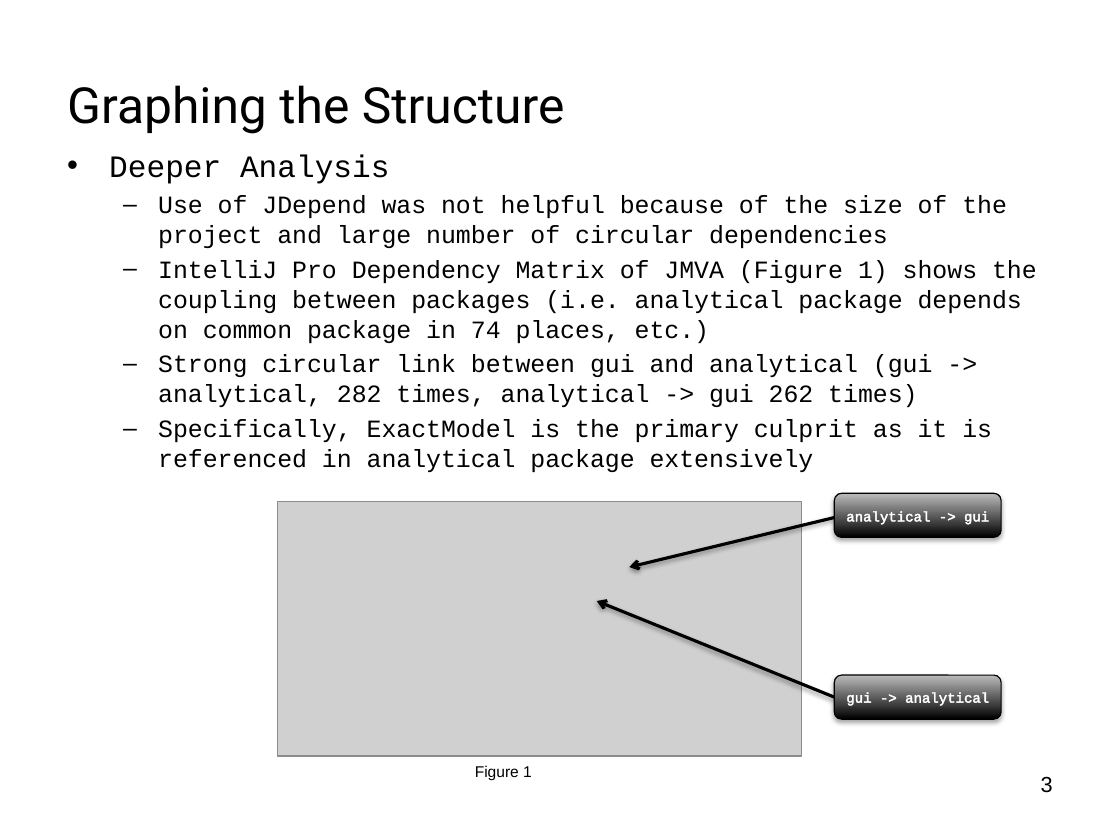
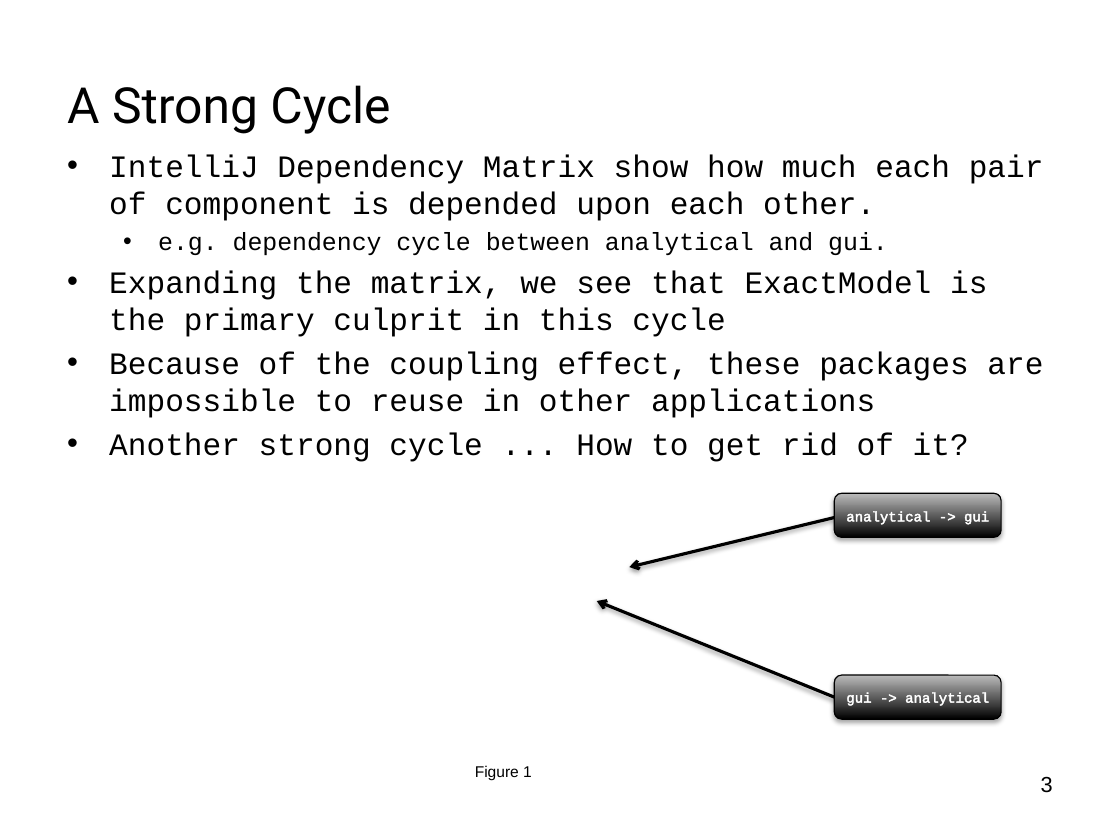
Before and after one commit to pavelgrib/SE_CW1, a slide deck: slide 4 of jmva_presentation.pptx. Drawn at 1120x840 pixels with LibreOffice and Linux fonts; fonts in the diff are those of the drawing; grey boxes stand for pictures; background and template pictures are left out. Boxes give left, top, right and bottom in pixels: in the first picture for what was removed or moved away, otherwise in the second. Text is boxed around its words. In the diff, an @@ line names an element or a change of style, - is before the commit and + after.

Commit message:
jmva_presentation_new.pptx

```diff
--- a/jmva_presentation.pptx
+++ b/jmva_presentation.pptx
@@ title at (x1=67, y1=85, x2=390, y2=134): text changed @@
-Graphing the Structure
+A Strong Cycle
@@ text at (x1=109, y1=155, x2=1044, y2=462): text changed; size 16 to 20 pt @@
-• Deeper Analysis
-  – Use of JDepend was not helpful because of the size of the project and large number of circular dependencies
-  – IntelliJ Pro Dependency Matrix of JMVA (Figure 1) shows the coupling between packages (i.e. analytical package depends on common package in 74 places, etc.)
-  – Strong circular link between gui and analytical (gui -> analytical, 282 times, analytical -> gui 262 times)
-  – Specifically, ExactModel is the primary culprit as it is referenced in analytical package extensively
+• IntelliJ Dependency Matrix show how much each pair of component is depended upon each other.
+  • e.g. dependency cycle between analytical and gui.
+• Expanding the matrix, we see that ExactModel is the primary culprit in this cycle
+• Because of the coupling effect, these packages are impossible to reuse in other applications
+• Another strong cycle ... How to get rid of it?
@@ picture removed at (x1=277, y1=502, x2=801, y2=756) @@
```
Also in this commit, not shown: 1 other slide changed, 2 other files.
